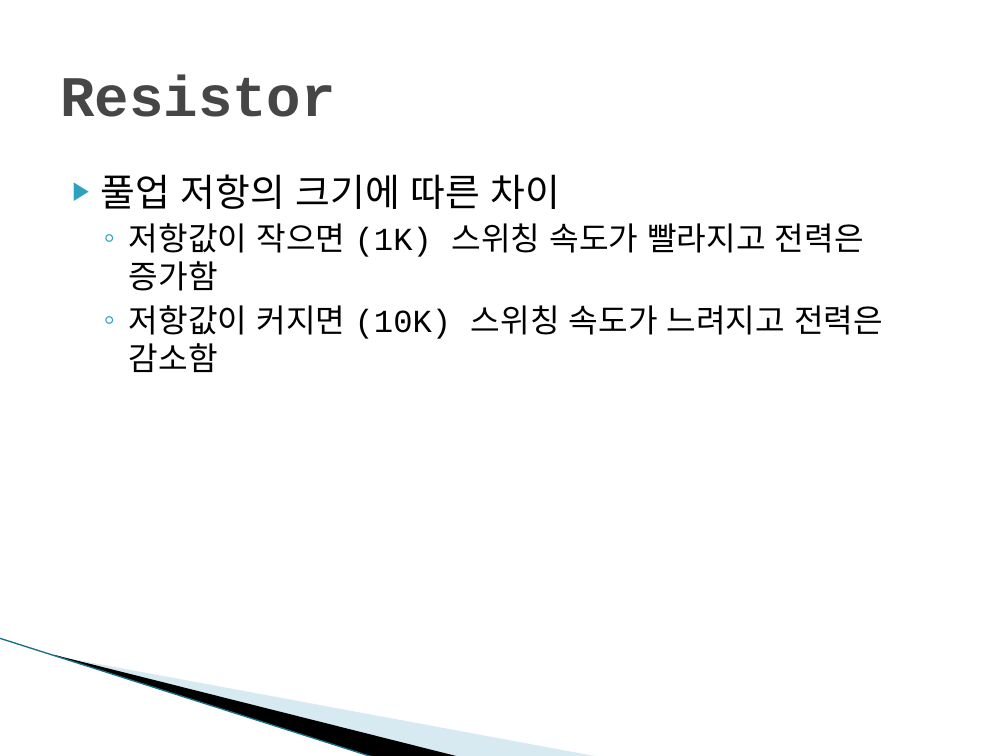
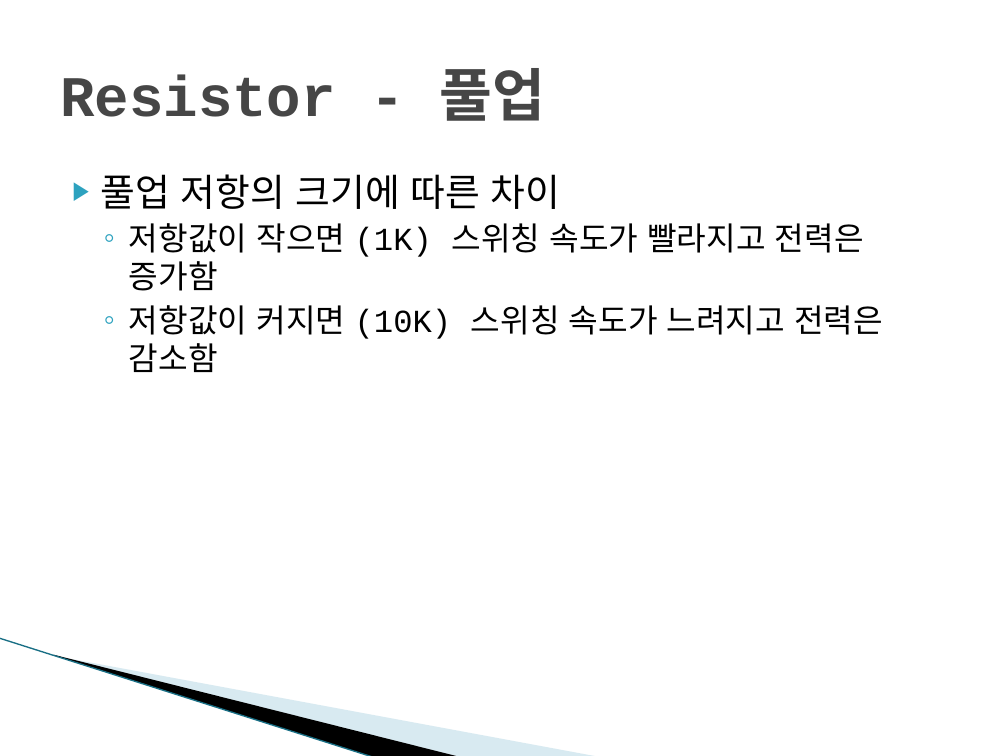
Before and after one commit to zerosaeng2/doc, a slide deck: slide 4 of EET. Presentation & Summary/회로설계.pptx. Drawn at 1008x756 pixels with LibreOffice and Linux fonts; fonts in the diff are those of the drawing; background and template pictures are left out. Boxes give left, top, right and bottom in pixels: in the first picture for what was removed or moved away, otherwise in the second. Text is boxed around its words. In the diff, an @@ line names an element or a change of style, - is before the commit and + after.

```diff
--- a/EET. Presentation & Summary/회로설계.pptx
+++ b/EET. Presentation & Summary/회로설계.pptx
@@ title at [60,68,546,121]: text changed @@
-Resistor
+Resistor - 풀업
```
Also in this commit, not shown: 2 other slides changed, 1 slide added.
